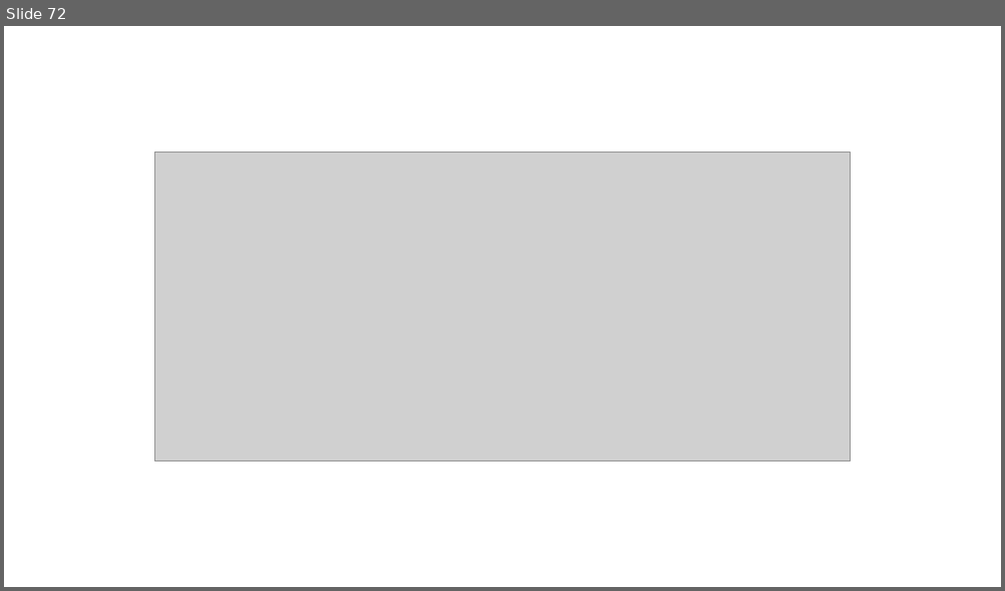
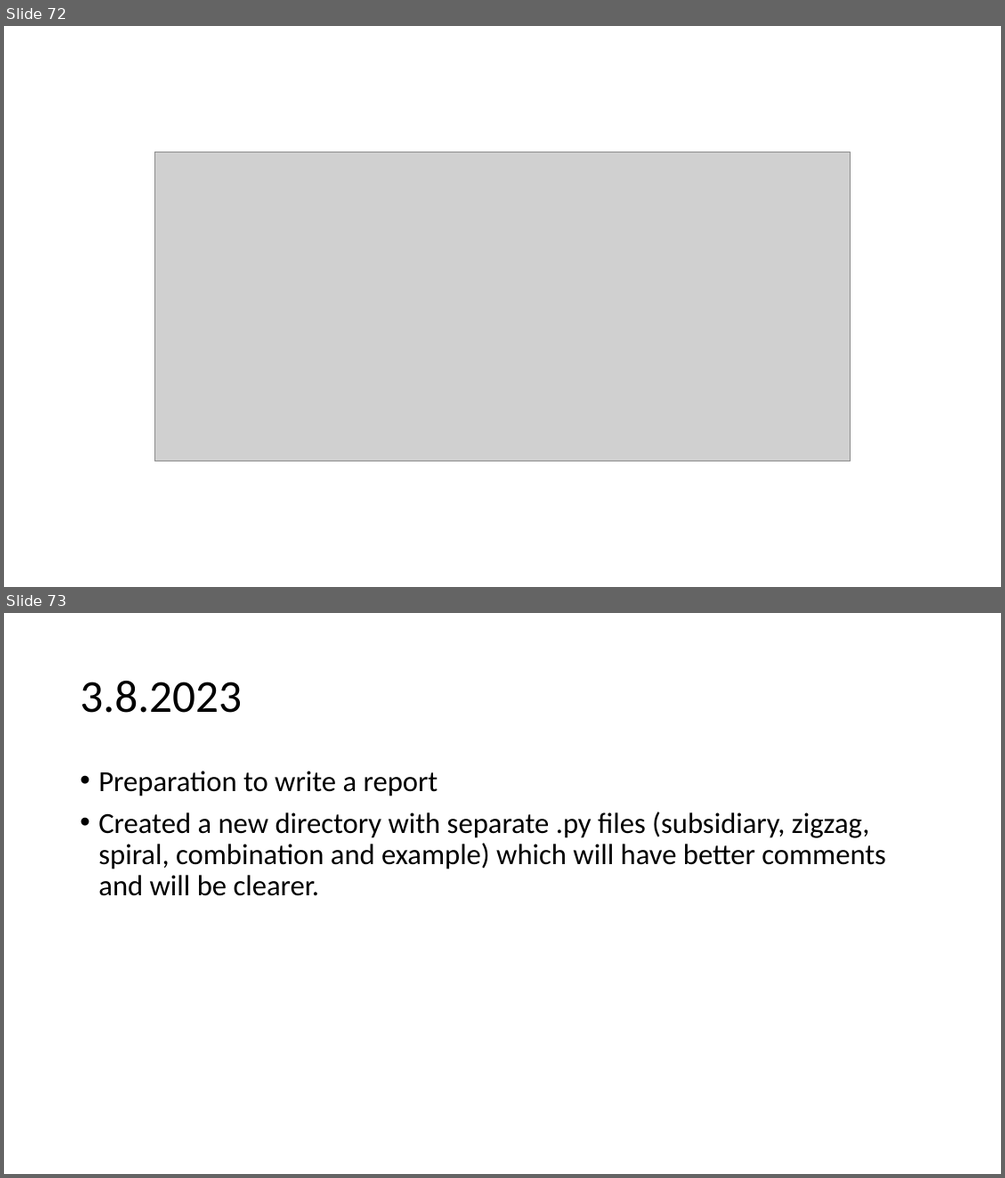
Before and after one commit to urhtrinko/DroneRadioactivity_student_job, a slide deck: reports/work_diary.pptx. Shown one above the other, each under a label of ours: slide 72 before the commit, slides 72 and 73 after it. The pictures are 1005x591 and 1005x1178 pixels, drawn with LibreOffice and Linux fonts; fonts in the diff are those of the drawing; grey boxes stand for pictures. Boxes give left, top, right and bottom in pixels: in the first picture for what was removed or moved away, otherwise in the second. Text is boxed around its words. In the diff, an @@ line names an element or a change of style, - is before the commit and + after.

```diff
--- a/reports/work_diary.pptx
+++ b/reports/work_diary.pptx
@@ slide 73 added at [4, 613, 1001, 1174], background #FFFFFF @@
@@ title added at [80, 681, 242, 713], 44 pt, text #000000 @@
+3.8.2023
@@ text added at [98, 771, 886, 896], 28 pt, text #000000 @@
+• Preparation to write a report
+• Created a new directory with separate .py files (subsidiary, zigzag, spiral, combination and example) which will have better comments and will be clearer.
```
Also in this commit, not shown: 1 slide changed.
